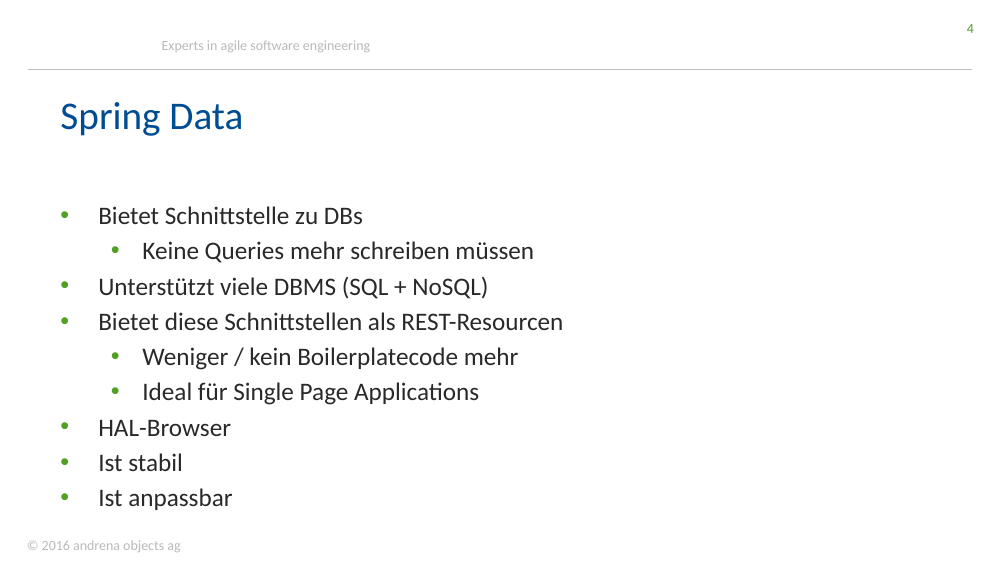
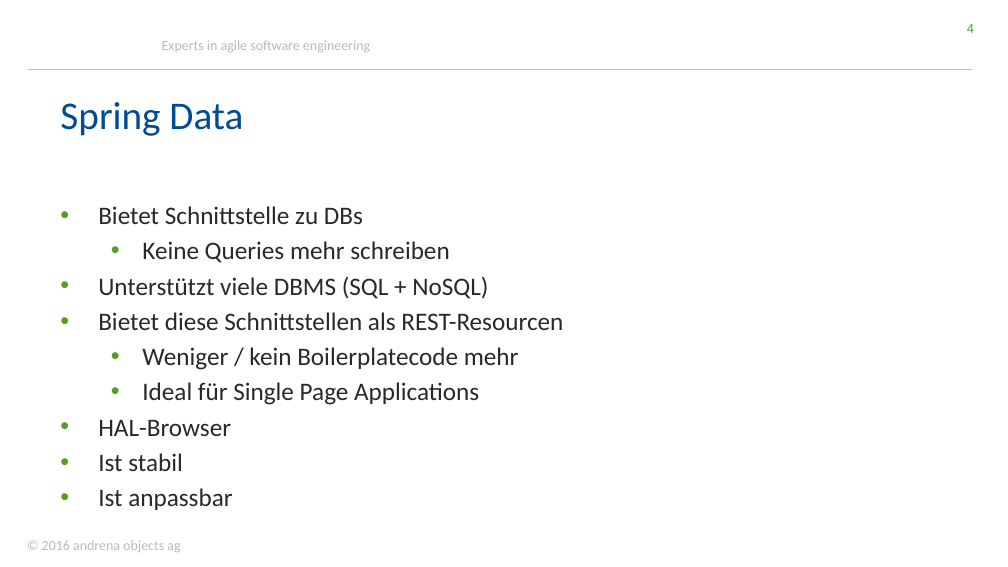
Before and after one commit to stklqt/oop-springboot-springdata-server, a slide deck: slide 4 of springBootDataWorkshop.pptx. Drawn at 1008x567 pixels with LibreOffice and Linux fonts; fonts in the diff are those of the drawing; background and template pictures are left out. Boxes give left, top, right and bottom in pixels: in the first picture for what was removed or moved away, otherwise in the second. Text is boxed around its words. In the diff, an @@ line names an element or a change of style, - is before the commit and + after.

```diff
--- a/springBootDataWorkshop.pptx
+++ b/springBootDataWorkshop.pptx
@@ text at <box>142,241,449,263</box>: text changed @@
-  • Keine Queries mehr schreiben müssen
+  • Keine Queries mehr schreiben
```
Also in this commit, not shown: 5 other slides changed, 1 slide added.
